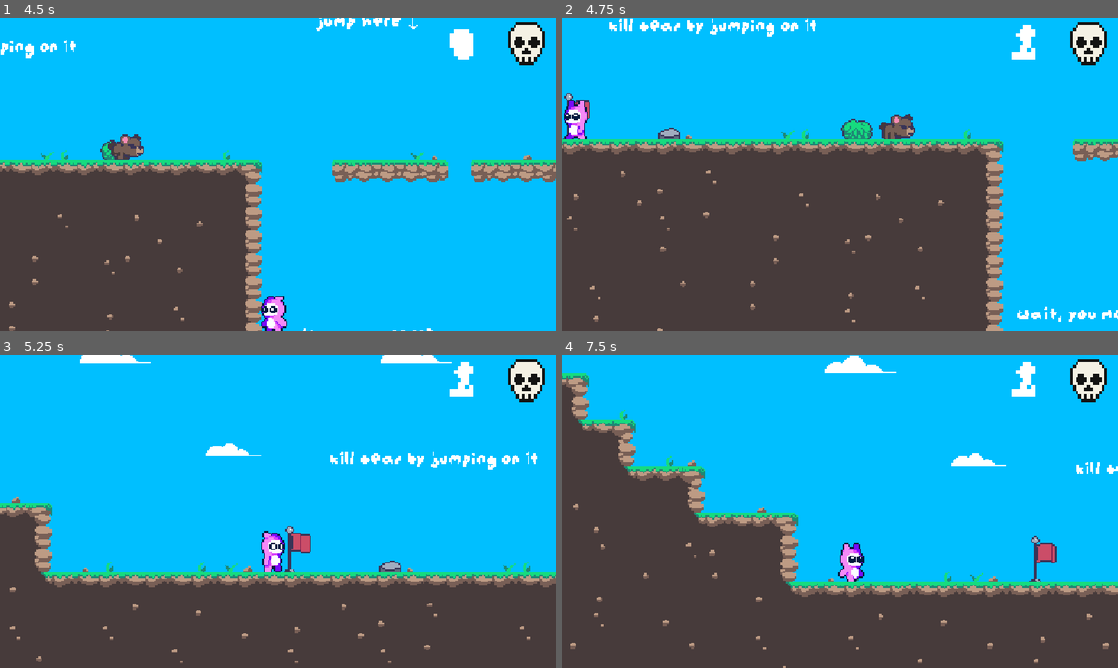
Above: before the commit, frames 1-4 (two rows, left to right).
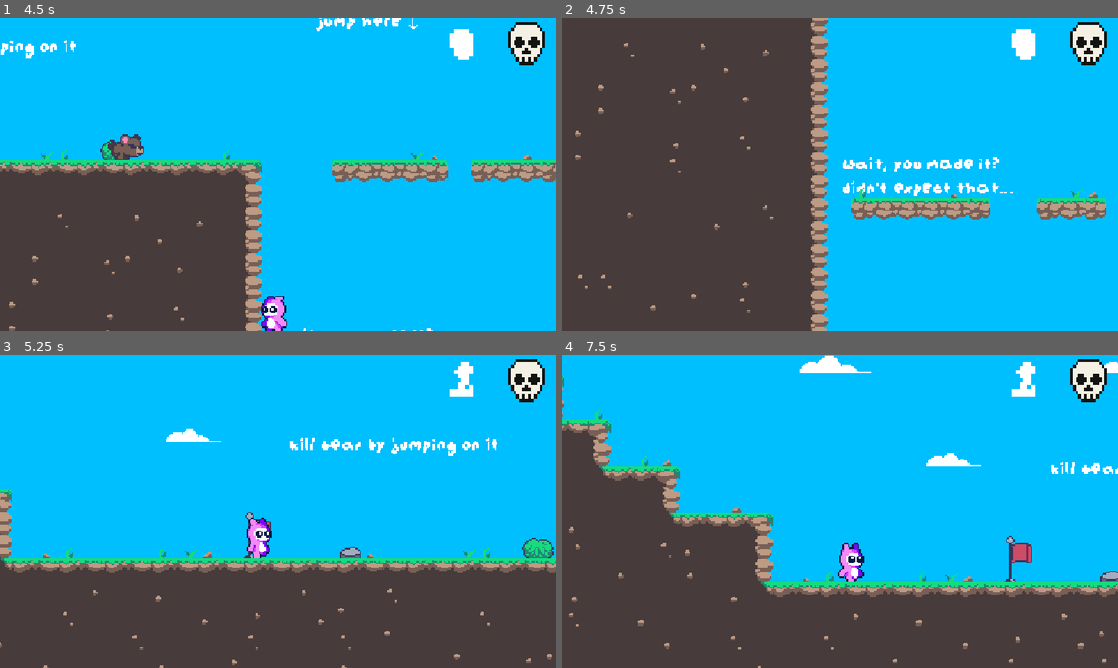
Above: after the commit, the same moments.

Repository: kocio07/Brackeys-game-jam
Game: Godot game, scene res://sceny/main.tscn
The game is run twice, just before and just after one commit, with the same random seed, the same clock (stepped at 60 frames per second) and the same inputs. This scene is started directly instead of the project's main scene.
Inputs:
- Up to frame 1 (4.5 s): hold D (right) 0.53-2.03 s; tap X (start) every 0.75 s from 0.6 to 4.35 s; tap Space (jump) at 0.77, 1.52, 3.02, 3.77 s; hold A (left) 2.03-2.78 s; hold D (right) 2.78-4.28 s; hold A (left) from 4.28 s (still down)
- Up to frame 2 (4.75 s): keep holding A (left); tap Space (jump) at 4.52 s
- Up to frame 3 (5.25 s): release A (left) at 5.03 s; hold D (right) from 5.03 s (still down); tap X (start) at 5.1 s
- Up to frame 4 (7.5 s): release D (right) at 5.78 s; hold A (left) 5.78-7.28 s; tap X (start) at 5.85, 6.6, 7.35 s; tap Space (jump) at 6.02, 6.77 s; hold D (right) from 7.28 s (still down)

Frame 1 is identical in both runs. In frame 2, 44% of the frame differs, in the area x 0-100%, y 0-100%; in frame 3, 14%; in frame 4, 9.1%.

Commit message:
Added secret shyyyy

Diff:
--- a/nowy-projekt-gry/sceny/main.tscn
+++ b/nowy-projekt-gry/sceny/main.tscn
@@ -56,6 +56,9 @@
 [sub_resource type="LabelSettings" id="LabelSettings_bsufa"]
 font = ExtResource("12_lhsd8")
 font_size = 21
+
+[sub_resource type="LabelSettings" id="LabelSettings_iv05c"]
+font = ExtResource("12_lhsd8")
 
 [sub_resource type="TileSetAtlasSource" id="TileSetAtlasSource_ghpb7"]
 texture = ExtResource("1_fdwem")
@@ -723,8 +726,17 @@
 text = "and thanks for playing!!"
 label_settings = SubResource("LabelSettings_bsufa")
 
+[node name="Label16" type="Label" parent="Labels" unique_id=1499452884]
+layout_mode = 0
+offset_left = 2989.0
+offset_top = 243.0
+offset_right = 3134.0
+offset_bottom = 266.0
+text = "You found secret!!!"
+label_settings = SubResource("LabelSettings_iv05c")
+
 [node name="MainMap" type="TileMapLayer" parent="." unique_id=80669827]
-tile_map_data = PackedByteArray("AAD7/wAAAgALAAUAAAD9//7/AgA …(39263 unchanged characters)… AEAAAAAAC0AAkABAAFAAEAAACqAAkABAAFAAEAAAA=")
+tile_map_data = PackedByteArray("AAD7/wAAAgALAAUAAAD9//7/AgA …(39263 unchanged characters)… AEAAAAAAC0AAkABAAFAAEAAACqAAkABAAFAAEAAAC7ABEABAAHAAMAAAC8ABEABAAIAAMAAAC9ABEABAAIAAMAAAC+ABEABAAIAAMAAAC/ABEABAAIAAMAAADAABEABAAIAAMAAADBABEABAAJAAMAAAC7ABAABAAJAAIAAAA=")
 tile_set = SubResource("TileSet_4vuit")
 
 [node name="Gracz" parent="." unique_id=724449849 instance=ExtResource("8_oxnlj")]
@@ -764,7 +776,7 @@
 rotation_smoothing_enabled = true
 
 [node name="Killzone" parent="." unique_id=2090855984 instance=ExtResource("9_6avht")]
-position = Vector2(175, 223)
+position = Vector2(175, 303)
 
 [node name="Checkpoint" parent="." unique_id=666461698 instance=ExtResource("9_7e6us")]
 z_index = -1
